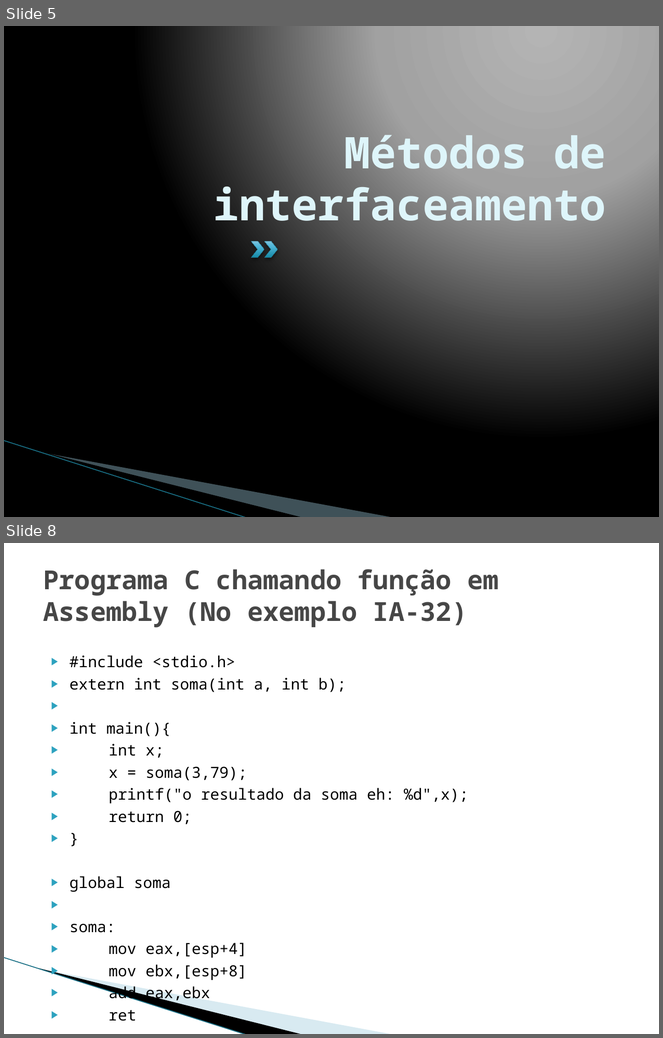
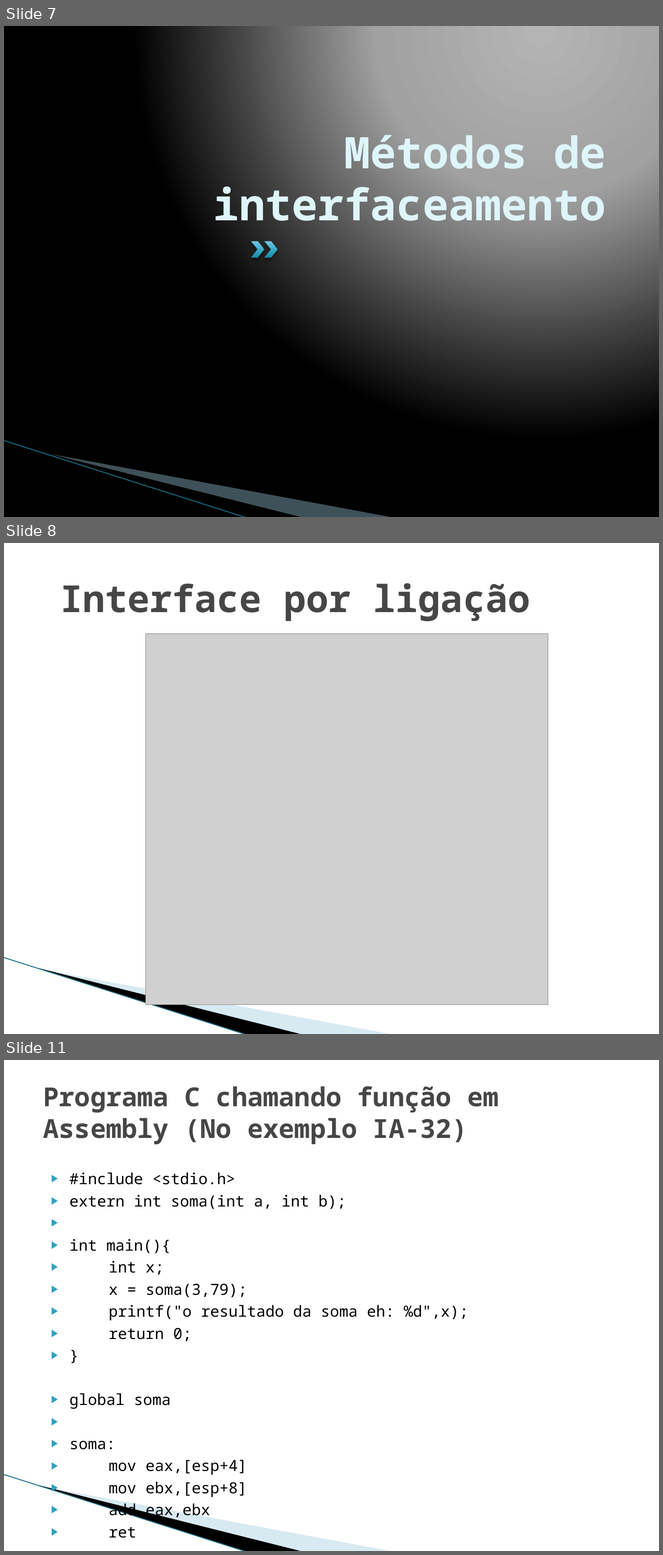
Before and after one commit to phdenis40/mips-assembler-unb, a slide deck: seminario/Interface entre C e Assemby 8085.pptx. Shown one above the other, each under a label of ours: slides 5 and 8 before the commit, slides 7, 8 and 11 after it; the slides between them are not shown. The pictures are 663x1038 and 663x1555 pixels, drawn with LibreOffice and Linux fonts; fonts in the diff are those of the drawing; grey boxes stand for pictures; background and template pictures are left out. Boxes give left, top, right and bottom in pixels: in the first picture for what was removed or moved away, otherwise in the second. Text is boxed around its words. In the diff, an @@ line names an element or a change of style, - is before the commit and + after.

```diff
--- a/seminario/Interface entre C e Assemby 8085.pptx
+++ b/seminario/Interface entre C e Assemby 8085.pptx
@@ slide 8 added at (x1=4, y1=543, x2=659, y2=1034), background #FFFFFF; not listed: 3 template elements that a slide beside it also shows @@
@@ title added at (x1=60, y1=583, x2=530, y2=622), 41 pt, text #464646, bold @@
+Interface por ligação
@@ picture added at (x1=146, y1=634, x2=548, y2=1005) @@
@@ what was slide 5 is now slide 7 @@
@@ what was slide 8 is now slide 11 @@
```
Also in this commit, not shown: 8 slides changed, 9 other slides added, 6 slides removed.
